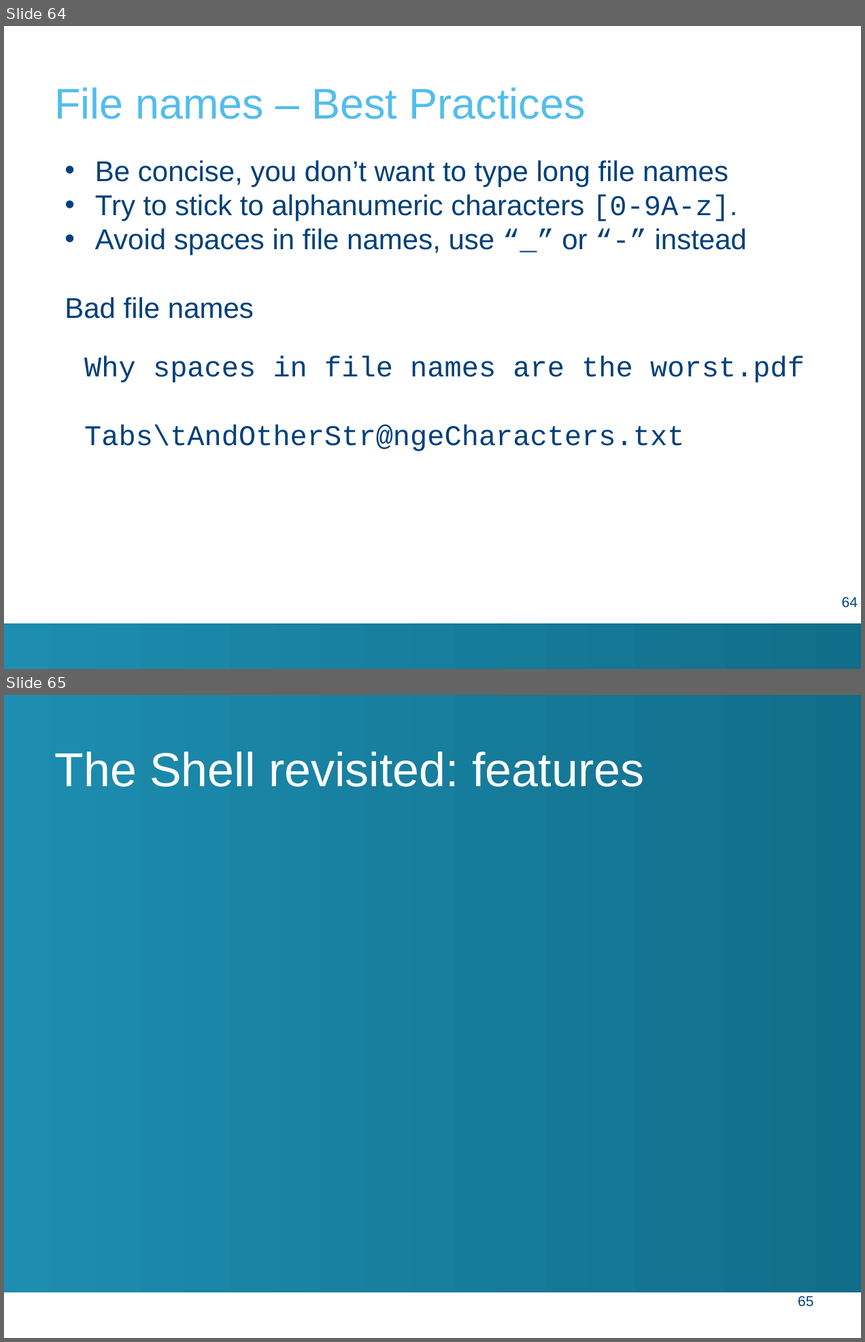
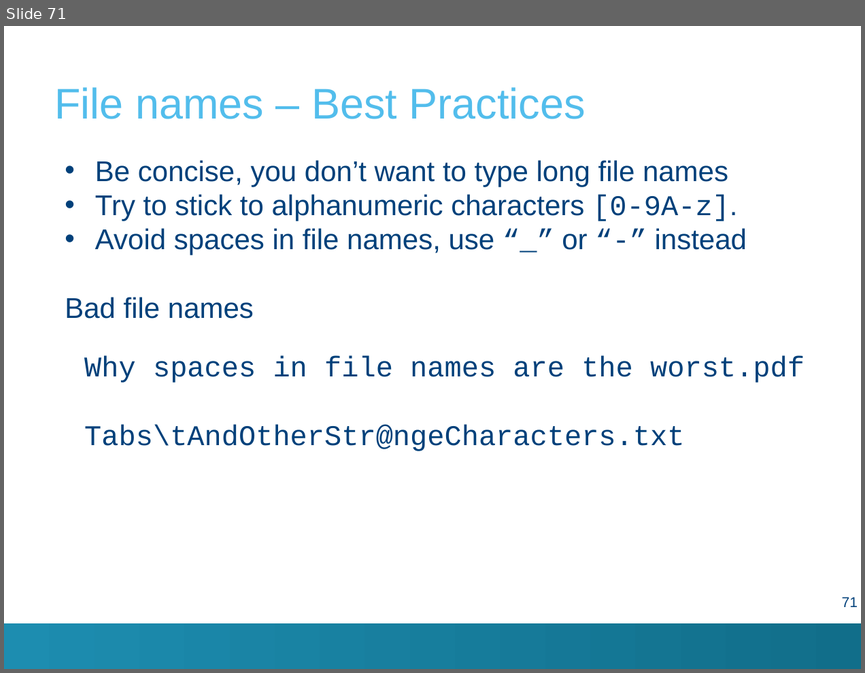
Before and after one commit to hpcleuven/Linux-intro, a slide deck: Linux-intro.pptx. Shown one above the other, each under a label of ours: slides 64 and 65 before the commit, slide 71 after it. The pictures are 865x1342 and 865x673 pixels, drawn with LibreOffice and Linux fonts; fonts in the diff are those of the drawing; background and template pictures are left out. Boxes give left, top, right and bottom in pixels: in the first picture for what was removed or moved away, otherwise in the second. Text is boxed around its words. In the diff, an @@ line names an element or a change of style, - is before the commit and + after.

```diff
--- a/Linux-intro.pptx
+++ b/Linux-intro.pptx
@@ slide 65 removed at [4, 695, 861, 1338], background #FFFFFF @@
@@ rectangle removed at [4, 695, 861, 1292] @@
@@ title removed at [54, 751, 644, 787] @@
-The Shell revisited: features
@@ page number removed at [798, 1295, 813, 1306] @@
-65
@@ what was slide 64 is now slide 71 @@
@@ page number at [842, 597, 857, 607]: text changed @@
-64
+71
```
Also in this commit, not shown: 15 slides changed, 7 other slides removed, 3 other files.
